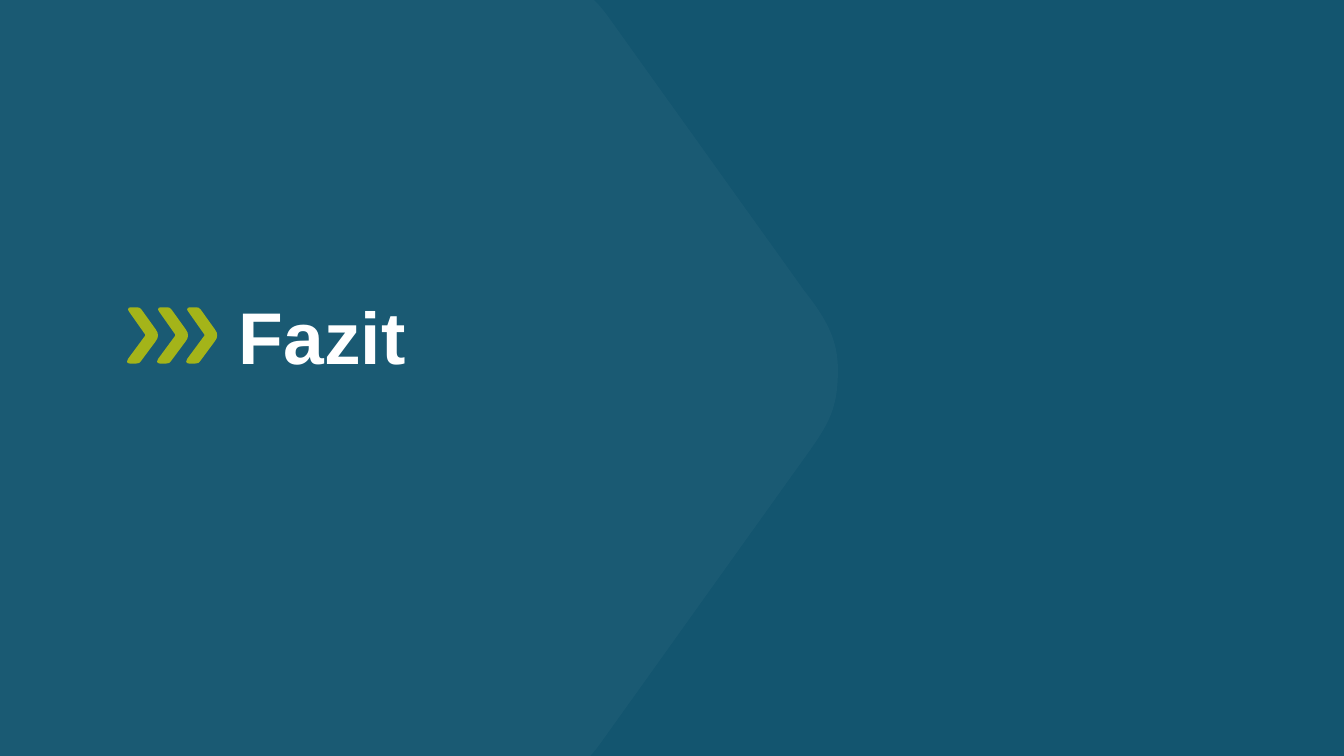
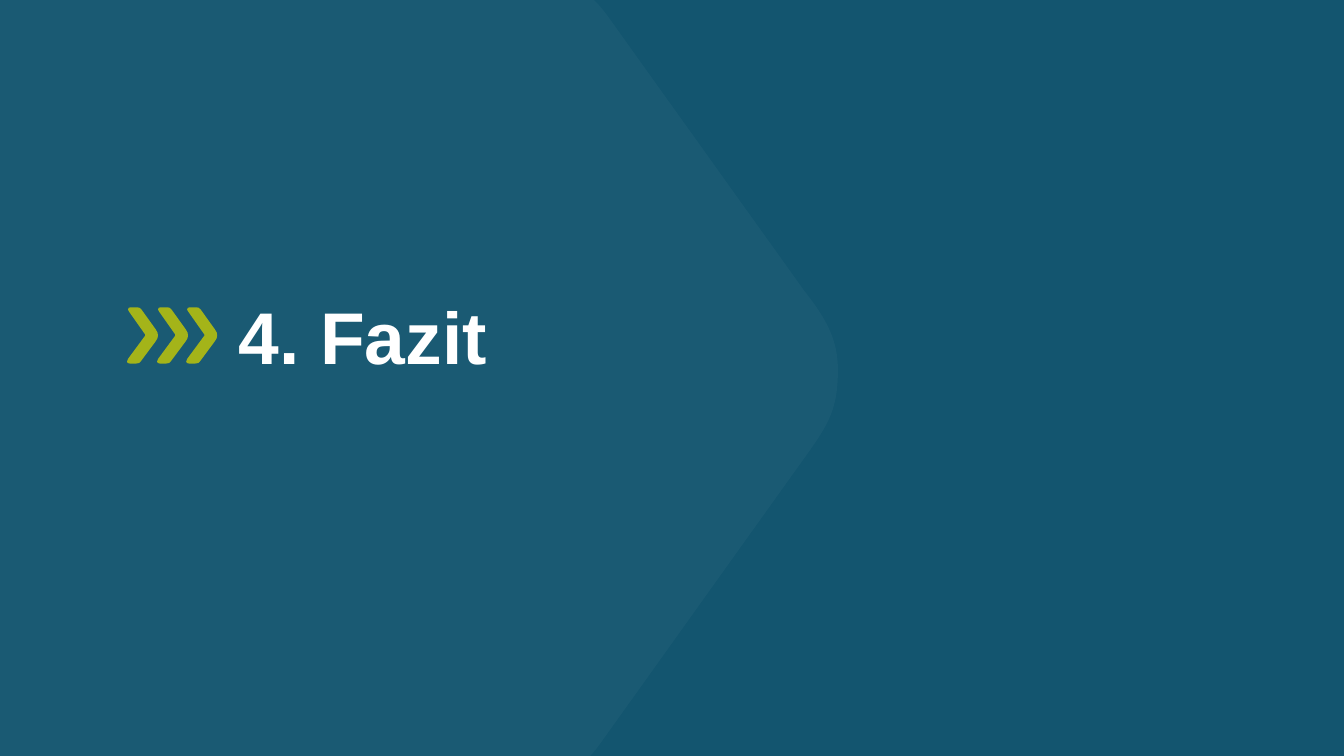
Before and after one commit to comboomPunkTsucht/OSZIMT-repo-ITA12_aps, a slide deck: slide 10 of Drites AusbildungsJahr/Ansible-ITA12-Aps,Fabian-KfW.pptx. Drawn at 1344x756 pixels with LibreOffice and Linux fonts; fonts in the diff are those of the drawing. Boxes give left, top, right and bottom in pixels: in the first picture for what was removed or moved away, otherwise in the second. Text is boxed around its words. In the diff, an @@ line names an element or a change of style, - is before the commit and + after.

```diff
--- a/Drites AusbildungsJahr/Ansible-ITA12-Aps,Fabian-KfW.pptx
+++ b/Drites AusbildungsJahr/Ansible-ITA12-Aps,Fabian-KfW.pptx
@@ title at box(239, 311, 487, 365): text changed @@
-Fazit
+4. Fazit
```
Also in this commit, not shown: 2 other slides changed.
